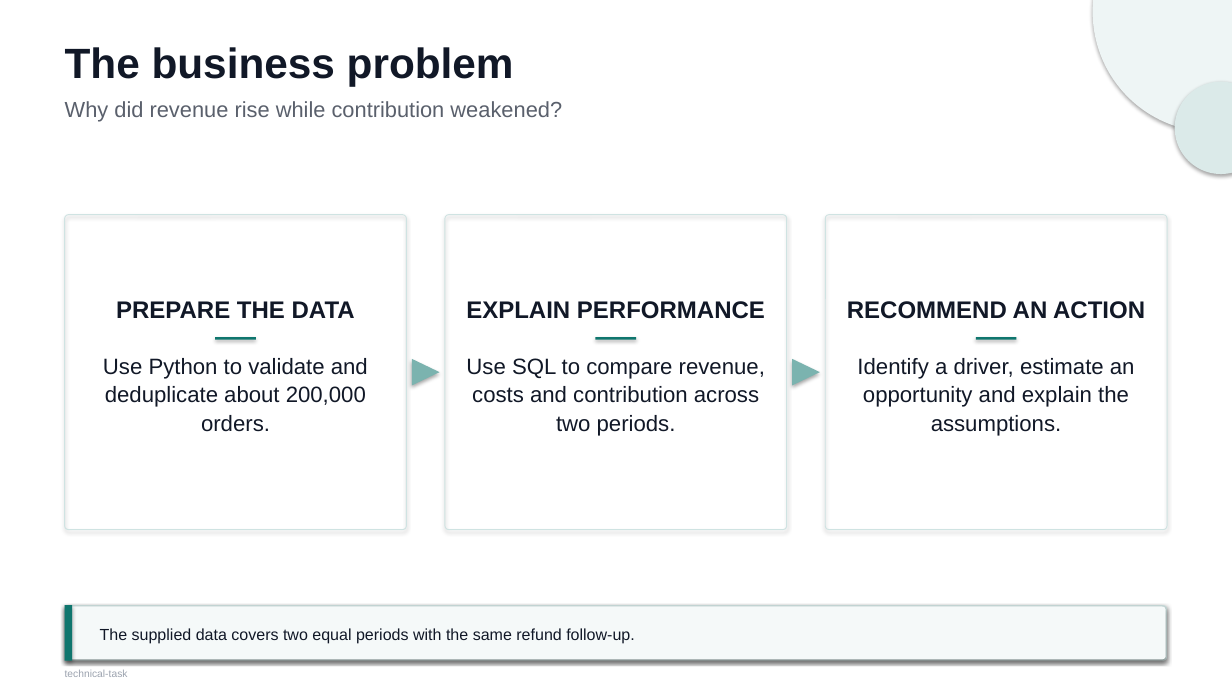
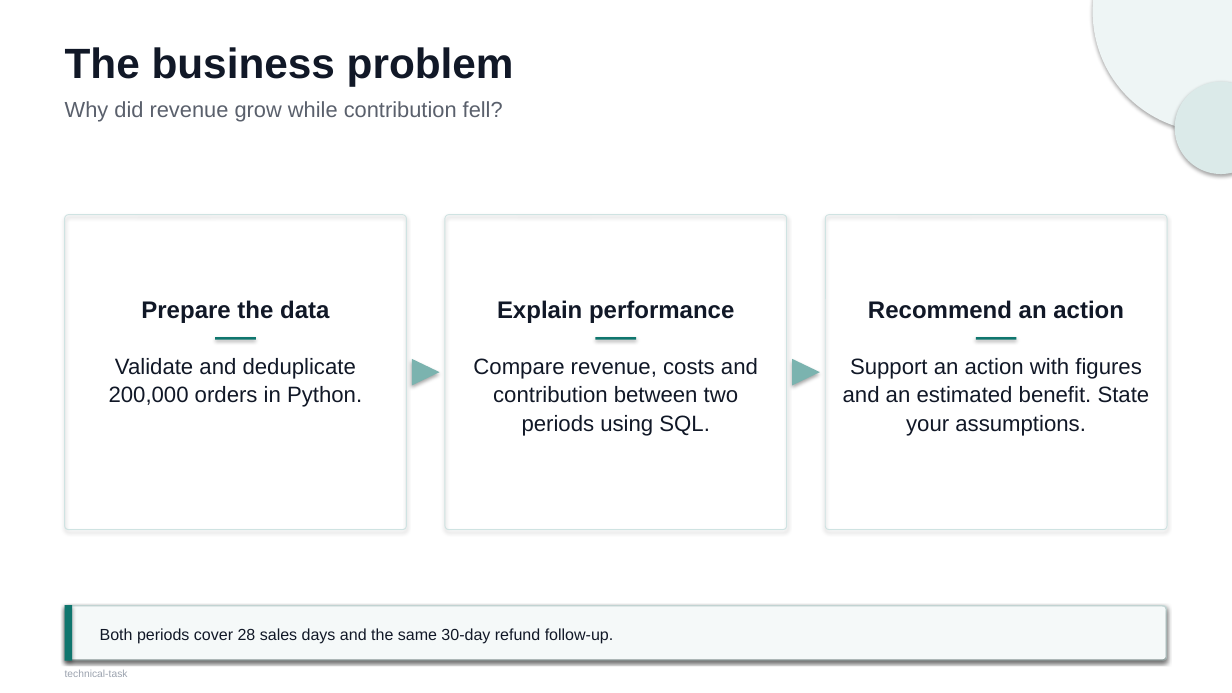
Before and after one commit to Jasonada13/ai-solutions-intern-task, a slide deck: slide 2 of docs/technical-task.pptx. Drawn at 1232x693 pixels with LibreOffice and Linux fonts; fonts in the diff are those of the drawing. Boxes give left, top, right and bottom in pixels: in the first picture for what was removed or moved away, otherwise in the second. Text is boxed around its words. In the diff, an @@ line names an element or a change of style, - is before the commit and + after.

```diff
--- a/docs/technical-task.pptx
+++ b/docs/technical-task.pptx
@@ text at (65,101,503,121): text changed @@
-Why did revenue rise while contribution weakened?
+Why did revenue grow while contribution fell?
@@ text at (141,300,329,323): text changed @@
-PREPARE THE DATA
+Prepare the data
@@ text at (497,300,734,323): text changed @@
-EXPLAIN PERFORMANCE
+Explain performance
@@ text at (868,300,1124,319): text changed @@
-RECOMMEND AN ACTION
+Recommend an action
@@ text at (109,358,362,407): text changed @@
-Use Python to validate and deduplicate about 200,000 orders.
+Validate and deduplicate 200,000 orders in Python.
@@ text at (473,358,758,436): text changed @@
-Use SQL to compare revenue, costs and contribution across two periods.
+Compare revenue, costs and contribution between two periods using SQL.
@@ text at (843,358,1150,436): text changed @@
-Identify a driver, estimate an opportunity and explain the assumptions.
+Support an action with figures and an estimated benefit. State your assumptions.
@@ text at (100,628,614,644): text changed @@
-The supplied data covers two equal periods with the same refund follow-up.
+Both periods cover 28 sales days and the same 30-day refund follow-up.
```
Also in this commit, not shown: 5 other slides changed, 8 other files.
